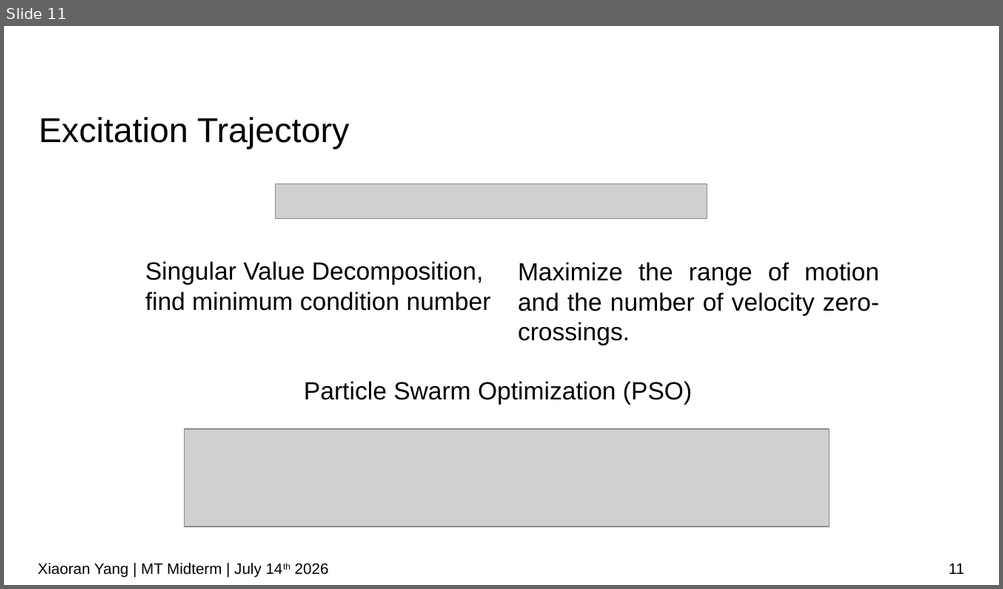
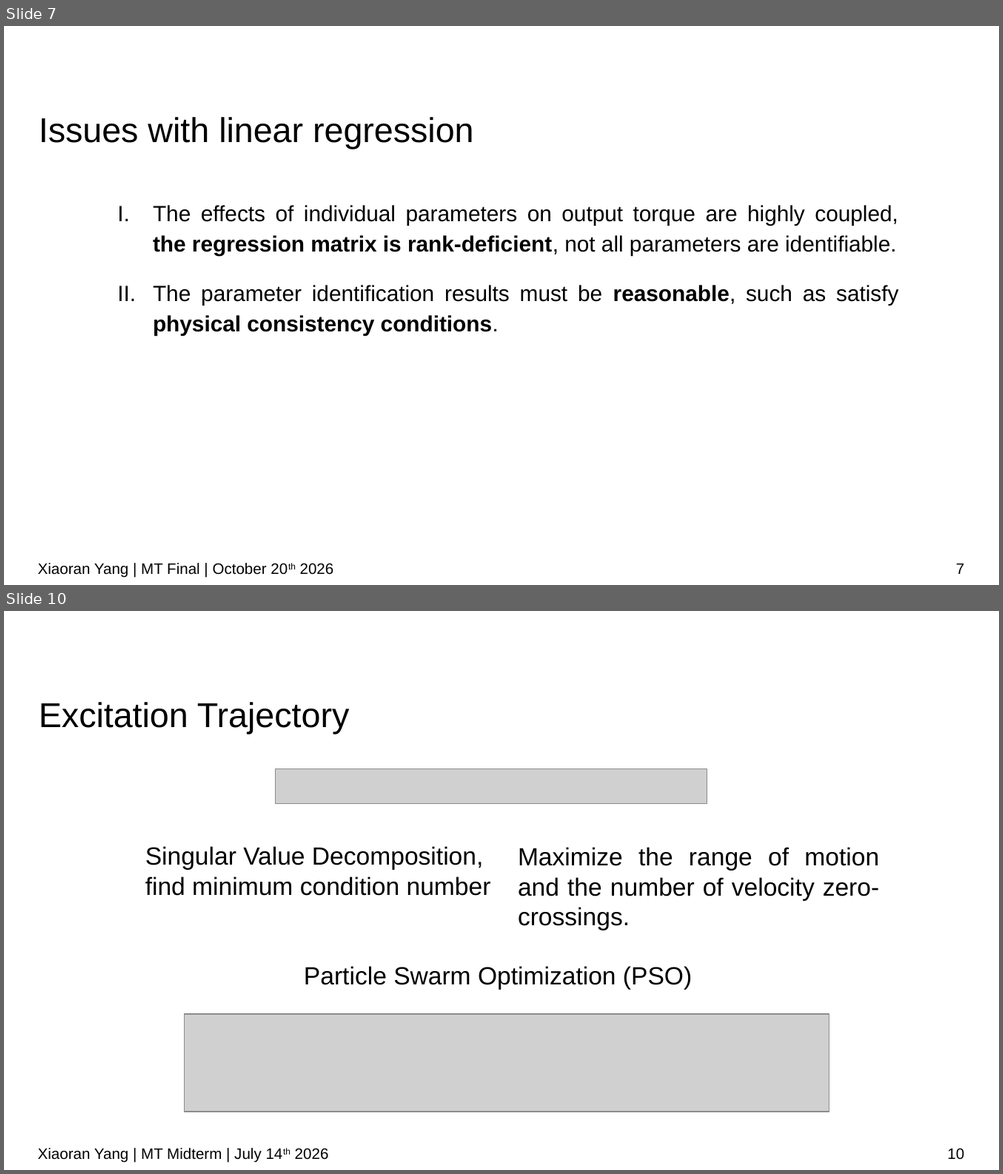
Before and after one commit to IDoccupled/identification, a slide deck: presentation/Midterm.odp. Shown one above the other, each under a label of ours: slide 11 before the commit, slides 7 and 10 after it; the slides between them are not shown. The pictures are 1003x589 and 1003x1174 pixels, drawn with LibreOffice and Linux fonts; fonts in the diff are those of the drawing; grey boxes stand for pictures; background and template pictures are left out. Boxes give left, top, right and bottom in pixels: in the first picture for what was removed or moved away, otherwise in the second. Text is boxed around its words. In the diff, an @@ line names an element or a change of style, - is before the commit and + after.

```diff
--- a/presentation/Midterm.odp
+++ b/presentation/Midterm.odp
@@ slide 7 added at box(4, 26, 999, 585), background #FFFFFF @@
@@ title added at box(39, 117, 473, 149), 25 pt, text #000000 @@
+Issues with linear regression
@@ text added at box(153, 205, 898, 336), 16 pt, text #000000 @@
+I. The effects of individual parameters on output torque are highly coupled, the regression matrix is rank-deficient, not all parameters are identifiable.
+II. The parameter identification results must be reasonable, such as satisfy physical consistency conditions.
@@ text added at box(38, 563, 334, 578), 11 pt, text #000000 @@
+Xiaoran Yang | MT Final | October 20th 2026
@@ page number added at box(956, 564, 964, 574), 11 pt, text #000000 @@
+7
@@ what was slide 11 is now slide 10 @@
@@ page number at box(947, 1148, 964, 1160): text changed @@
-11
+10
```
Also in this commit, not shown: 7 slides changed, 1 other slide added, 3 slides removed.
